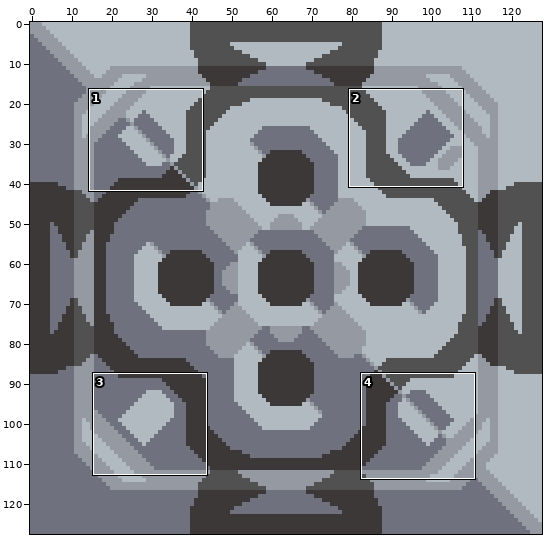
One commit to this sprite sheet: sprites/silicon-forge.png. The picture above shows the old version from afar; the outline marks the close-up.
Close-up. Before the commit:
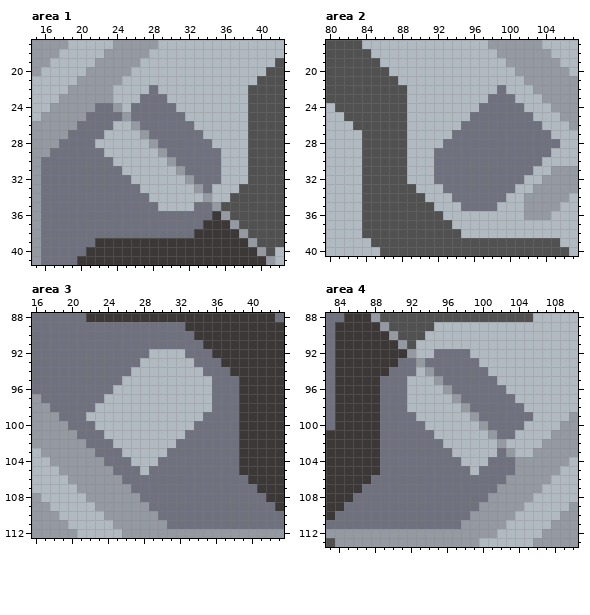
The file is 128x128 pixels. Colours within 5 levels of each other are drawn and written as one. Shown: area 1: x 15..42, y 17..41; area 2: x 80..107, y 17..40; area 3: x 16..43, y 88..112; area 4: x 83..110, y 88..113.
The same view after the edit:
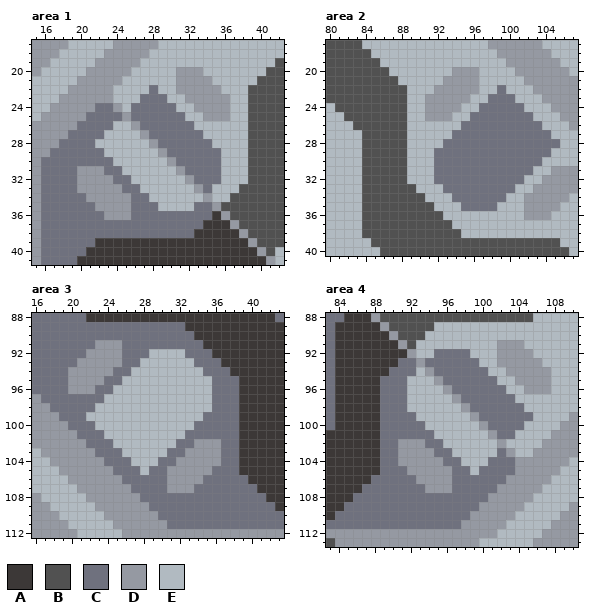
Palette (. is transparent): A #3c3837  B #515151  C #6f717e  D #9599a2  E #b1bac1
The author wrote: sprite update I'm dumb okay
The exact change:
Changed rows in their new state; - is an unchanged pixel.
Area 1:
first column x 31:
20 DDD---
21 DDDD--
22 DDDDD-
23 -DDDDD
24 --DDDD
25 ---DDD
first column x 20:
31 DDD---
32 DDDD--
33 DDDDD-
34 -DDDDD
35 --DDDD
36 ---DDD
Area 2:
first column x 91:
20 ---DDD
21 --DDDD
22 -DDDDD
23 DDDDD-
24 DDDD--
25 DDD---
Area 3:
first column x 20:
 91 ---DDD
 92 --DDDD
 93 -DDDDD
 94 DDDDD-
 95 DDDD--
 96 DDD---
first column x 31:
102 ---DDD
103 --DDDD
104 -DDDDD
105 DDDDD-
106 DDDD--
107 DDD---
Area 4:
first column x 102:
 91 DDD---
 92 DDDD--
 93 DDDDD-
 94 -DDDDD
 95 --DDDD
 96 ---DDD
first column x 91:
102 DDD---
103 DDDD--
104 DDDDD-
105 -DDDDD
106 --DDDD
107 ---DDD
Where, in picture pixels (left, top, right, bottom), the same in both close-ups:
changed: (176, 67, 230, 121)
changed: (77, 166, 131, 220)
changed: (425, 67, 479, 121)
changed: (68, 340, 122, 394)
changed: (167, 439, 221, 493)
changed: (497, 340, 551, 394)
changed: (398, 439, 452, 493)
